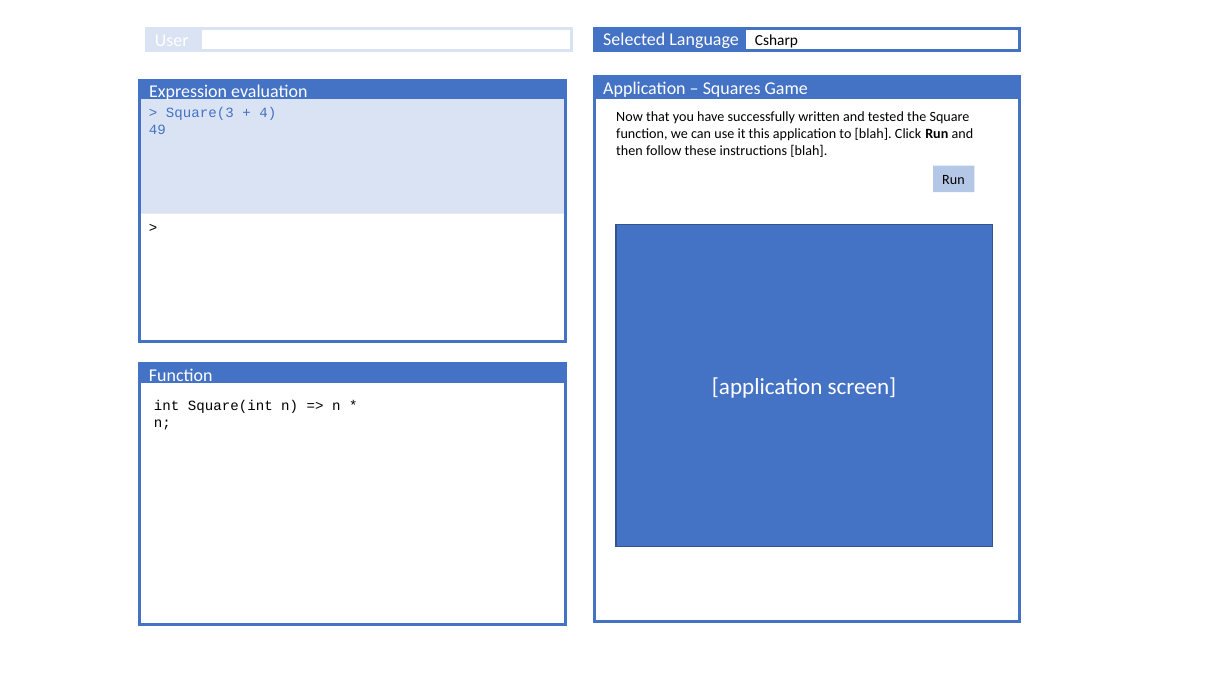
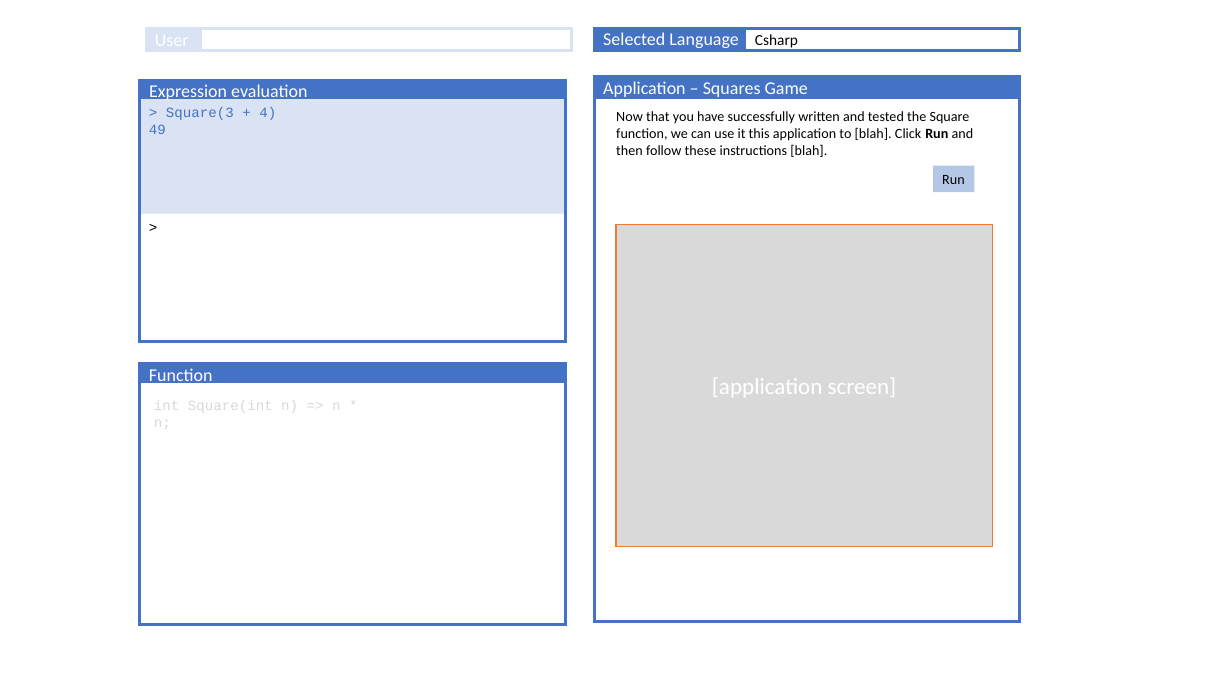
Before and after one commit to MetalUp/Express, a slide deck: slide 3 of ILE Design overview.pptx. Drawn at 1232x693 pixels with LibreOffice and Linux fonts; fonts in the diff are those of the drawing. Boxes give left, top, right and bottom in pixels: in the first picture for what was removed or moved away, otherwise in the second. Text is boxed around its words. In the diff, an @@ line names an element or a change of style, - is before the commit and + after.

```diff
--- a/ILE Design overview.pptx
+++ b/ILE Design overview.pptx
@@ rectangle "[application screen]" at (616,225,993,546): fill #4472C4 to #D9D9D9; outline #325491 1 pt to #ED7D31 1 pt @@
@@ text "int Square(int n) => n ..." at (154,399,340,432): text colour #000000 to #D9D9D9 @@
```
Also in this commit, not shown: 2 other files.
